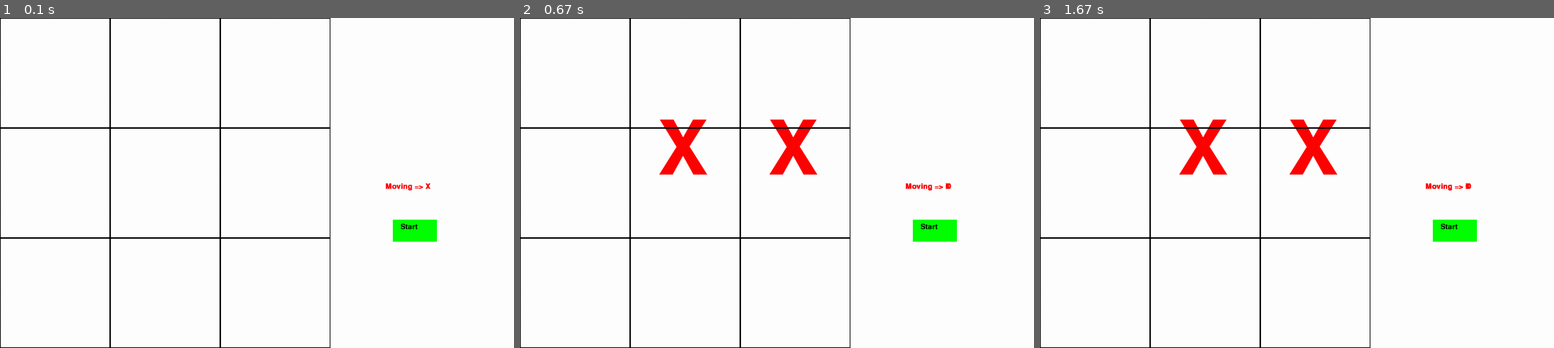
Above: before the commit, frames 1-3 (left to right).
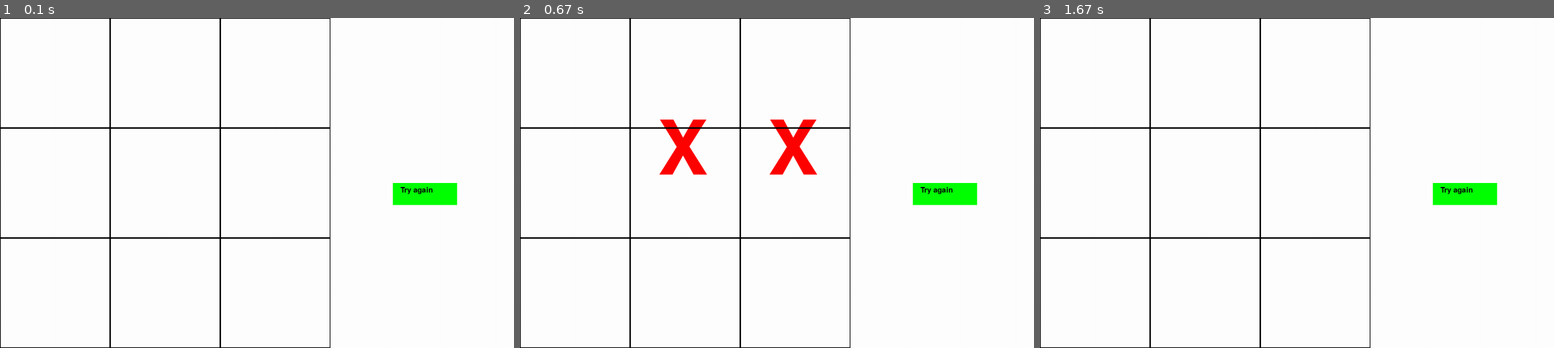
Above: after the commit, the same moments.

Repository: mstanciu552/pygame_tic_tac_toe
Game: pygame game, started from main.py
The game is run twice, just before and just after one commit, with the same random seed, the same clock (stepped at 60 frames per second) and the same inputs.
Inputs (mouse positions are in pixels of both pictures, inside the frame that each line leads up to):
- Up to frame 1 (0.1 s): no input
- Up to frame 2 (0.67 s): press the mouse at (782, 206) at 0.37 s; move the mouse to (715, 196) at 0.47 s; release the mouse at (653, 186) at 0.6 s
- Up to frame 3 (1.67 s): click (1487, 298) at 0.72 s; click (1456, 189) at 1.55 s, where only the run after the commit has a clickable "Try again"

The runs differ from the first frame. In frame 1, 1.5% of the frame differs, in the area x 75-89%, y 50-68%; in frame 2, 1.6%; in frame 3, 3.0%, in the area x 27-89%, y 30-68%.

Commit message:
added retry button

Diff:
--- a/Board.py
+++ b/Board.py
@@ -6,6 +6,7 @@
         self.rect_w, self.rect_h = (300, 300)
         self.X = font.render('X', True, RED)
         self.O = font.render('O', True, BLUE)
+        self.pieces = [['', '', ''], ['', '', ''], ['', '', '']]
 
     def normalize(self, position):
         return (position[0] * self.rect_w + self.rect_w / 4, position[1] * self.rect_h - self.rect_h / 8)
@@ -15,26 +16,34 @@
             for y in range(3):
                 pygame.draw.rect(win, (0, 0, 0), pygame.Rect(x * self.rect_w, y * self.rect_h, self.rect_w, self.rect_h), 2)
 
+    def get_length(self):
+        length = 0
+
+        for row in self.pieces:
+            for col in row:
+                if col:
+                    length += 1
+
+        return length
+
     def get_bounds(self):
         mouse_x, mouse_y = pygame.mouse.get_pos()
         if mouse_x > 900:
             return None
-        for x in range(3):
-            for y in range(3):
+        for x in range(4):
+            for y in range(4):
                 if x * self.rect_w <= mouse_x and mouse_x <= (x + 1) * self.rect_w:
                     if y * self.rect_h <= mouse_y and mouse_y <= (y + 1) * self.rect_h:
                         return (x, y)
         return None
 
 
-    def check_click(self, turn):
+    def check_click(self, win, turn):
+        pos = self.get_bounds() if pygame.mouse.get_pressed()[0] else (-1, -1)
         piece = 'O' if turn % 2 == 1 else 'X'
-        pos = self.get_bounds() if pygame.mouse.get_pressed()[0] else (-1, -1)
 
-        return (pos, piece)
-
-    def render_piece(self, win, turn):
-        pos, piece = self.check_click(turn)
         if not pos:
             return
-        win.blit(self.X if piece == 'X' else self.O, self.normalize(pos))
+        if not self.pieces[pos[0]][pos[1]]:
+            self.pieces[pos[0]][pos[1]] = piece
+            win.blit(self.X if piece == 'X' else self.O, self.normalize(pos))
--- a/Button.py
+++ b/Button.py
@@ -1,23 +1,26 @@
 import pygame
 
 class Button:
-    def __init__(self, text, bg, pos, font):
+    def __init__(self, text, bg, pos, font, callback):
         self.text = text
         self.pos = pos
         self.bg = bg
         self.replay = font.render(text, True, (0, 0, 0))
+        self.callback = callback
+        self.w = 175
+        self.h = 60
 
     def transform(self, pos):
         return (pos[0] + 21, pos[1] + 10)
 
     def draw(self, win):
-        pygame.draw.rect(win, self.bg, pygame.Rect(self.pos[0], self.pos[1], 120, 60))
+        pygame.draw.rect(win, self.bg, pygame.Rect(self.pos[0], self.pos[1], self.w, self.h))
         win.blit(self.replay, self.transform(self.pos))
 
     def check_click(self):
         if pygame.mouse.get_pressed()[0]:
             mouse_x, mouse_y = pygame.mouse.get_pos()
 
-            if self.pos[0] <= mouse_x and mouse_x <= (self.pos[0] + 1):
-                if self.pos[1] <= mouse_y and mouse_y <= (self.pos[1] + 1):
-                    print('Pressed')
+            if self.pos[0] <= mouse_x and mouse_x <= (self.pos[0] + self.w):
+                if self.pos[1] <= mouse_y and mouse_y <= (self.pos[1] + self.h):
+                    self.callback()
--- a/main.py
+++ b/main.py
@@ -8,6 +8,7 @@
 
 BLACK = (0, 0, 0)
 WHITE = (255, 255, 255)
+
 RED   = (255, 0, 0)
 BLUE  = (0, 0, 255)
 GREEN = (0, 255, 0)
@@ -18,8 +19,11 @@
 game_font = pygame.font.SysFont('Iosevka', 30)
 xo_font = pygame.font.SysFont('Iosevka', 300)
 
+def clean():
+    win.fill(WHITE)
+
 board = Board(xo_font, RED, BLUE)
-button = Button("Start", GREEN, (1070, HEIGHT / 2 + 100), game_font)
+button = Button("Try again", GREEN, pos=(1070, HEIGHT / 2), font=game_font, callback=clean)
 turn = 0
 
 win.fill(WHITE)
@@ -34,18 +38,14 @@
                 running = False
         if event.type == MOUSEBUTTONUP:
             turn += 1 # if X or O placed change turn
-
-    move = 'X' if turn % 2 == 0 else 'O'
-    moving = game_font.render(f'Moving => {move}', True, RED)
-
-    win.blit(moving, (1050, HEIGHT / 2))
+            print(pygame.mouse.get_pos())
 
     board.draw(win)
-    board.render_piece(win, turn)
+    board.check_click(win, turn)
 
     button.draw(win)
+    button.check_click()
 
     pygame.display.update()
 
-
 pygame.quit()
